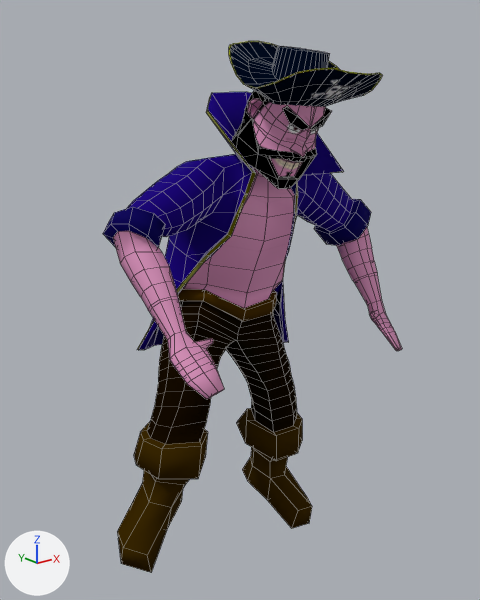
One commit to the OBJ model assets/Animacion/Pirata/Celebracion/PirataCelebracion_000142.obj: the scene before it, then after it.
One viewpoint serves both versions: a 50 mm lens placed at (-5.76, -7.16, 6.63), pointed at (-0.1, -0.08, 3.8). The lights are fixed; the arrows at lower left show +X, +Y and +Z. Mesh edges are drawn as thin lines. Where no turn or scale is listed for an object, it has been applied to the vertices.

Names of what the first picture shows: 'Pirata_PirataH'.
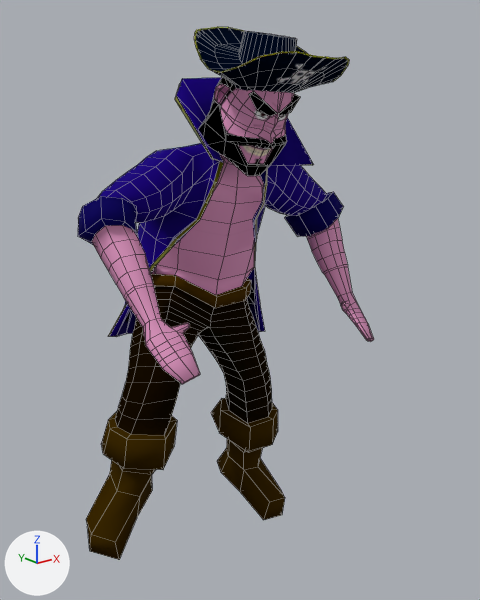
Where the change shows, as pixel boxes [x1, y1, x2, y2] in the pictures (480 x 600 px; the box of a moved part takes in the faces that stretch with it):
'Pirata_PirataH', reshaped: before [103, 41, 402, 572]; after [78, 27, 374, 560]
part 1 of me_pirata_piratah, moved or reshaped: before [229, 41, 382, 107]; after [194, 27, 349, 93]
part 2 of me_pirata_piratah, moved or reshaped: before [103, 91, 402, 572]; after [78, 77, 374, 560]

What the commit changed:
me_pirata_piratah is used by ob_pirata_piratah; location (0.0, 0.0, 0.0).
me_pirata_piratah had 1340 vertices, 1341 faces and spanned x -2.29..2.24, y -1.99..1.23, z -0.05..7.25.
me_pirata_piratah now has 1340 vertices, 1341 faces and spans x -2.47..2.16, y -1.57..1.76, z -0.11..7.45.
me_pirata_piratah part 1: the loose piece of 216 vertices spanning x -0.8..1.04, y -1.99..-0.12, z 6.3..7.25 is scaled about its middle by 1.04, then moved by (-0.12, 0.46, 0.18).
me_pirata_piratah part 2: 1124 of 1340 vertices moved; they spanned x -2.29..2.24, y -1.65..1.23, z -0.05..6.96 and now span x -2.47..2.16, y -1.23..1.76, z -0.11..7.14; mean shift (-0.12, 0.49, 0.09); largest move (-0.81, 0.73, 4.1) -> (-0.91, 1.41, 4.26).
